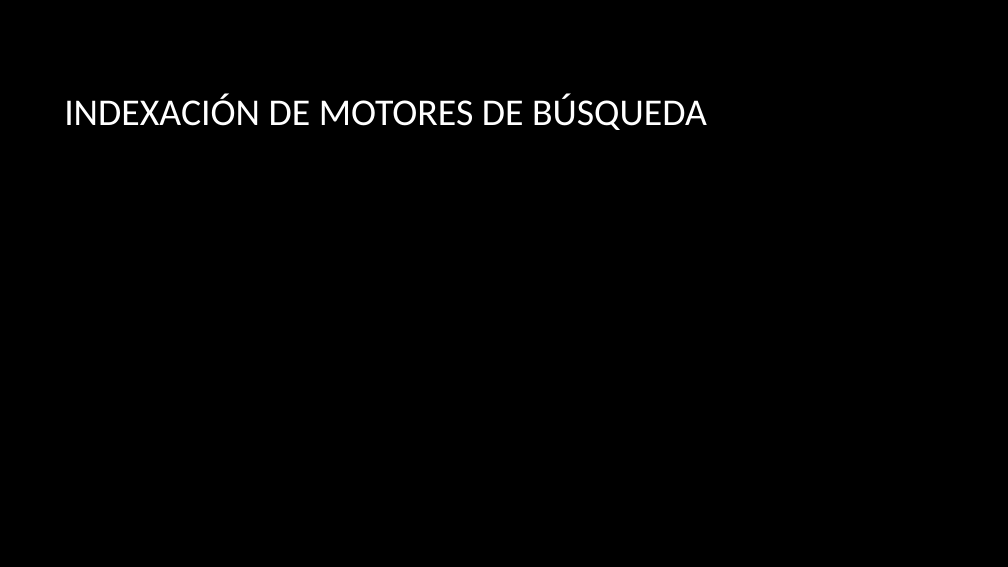
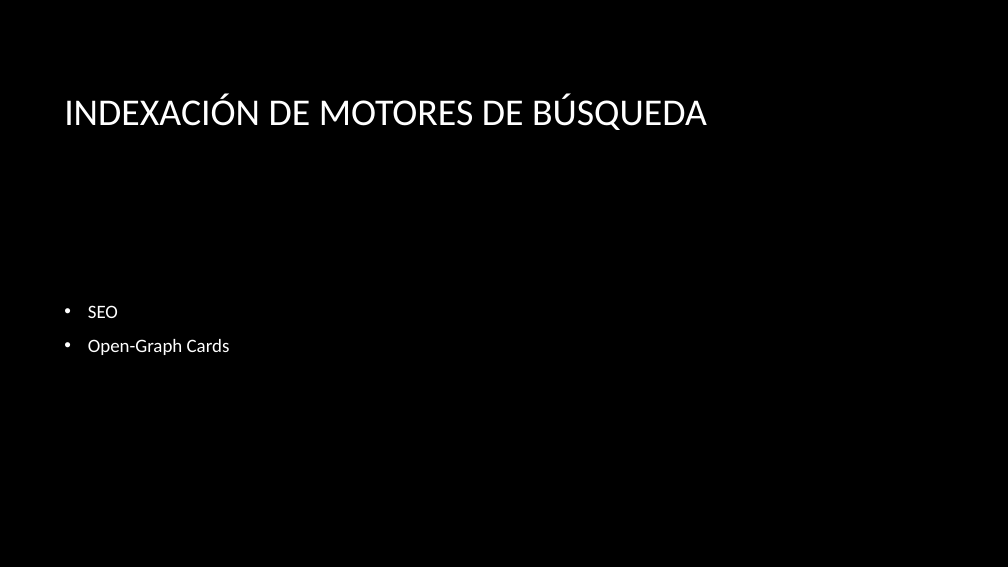
Before and after one commit to jofaval/talks-about, a slide deck: slide 11 of uv/web-scraping-y-las-bases-de-datos-ofuscadas/web-scraping-core.pptx (slide 8 before the commit). Drawn at 1008x567 pixels with LibreOffice and Linux fonts; fonts in the diff are those of the drawing; background and template pictures are left out. Boxes give left, top, right and bottom in pixels: in the first picture for what was removed or moved away, otherwise in the second. Text is boxed around its words. In the diff, an @@ line names an element or a change of style, - is before the commit and + after.

```diff
--- a/uv/web-scraping-y-las-bases-de-datos-ofuscadas/web-scraping-core.pptx
+++ b/uv/web-scraping-y-las-bases-de-datos-ofuscadas/web-scraping-core.pptx
@@ text added at box(88, 305, 230, 355), 18 pt, text #FFFFFF @@
+• SEO
+• Open-Graph Cards
```
Also in this commit, not shown: 1 other slide changed, 5 slides added, 1 other file.
